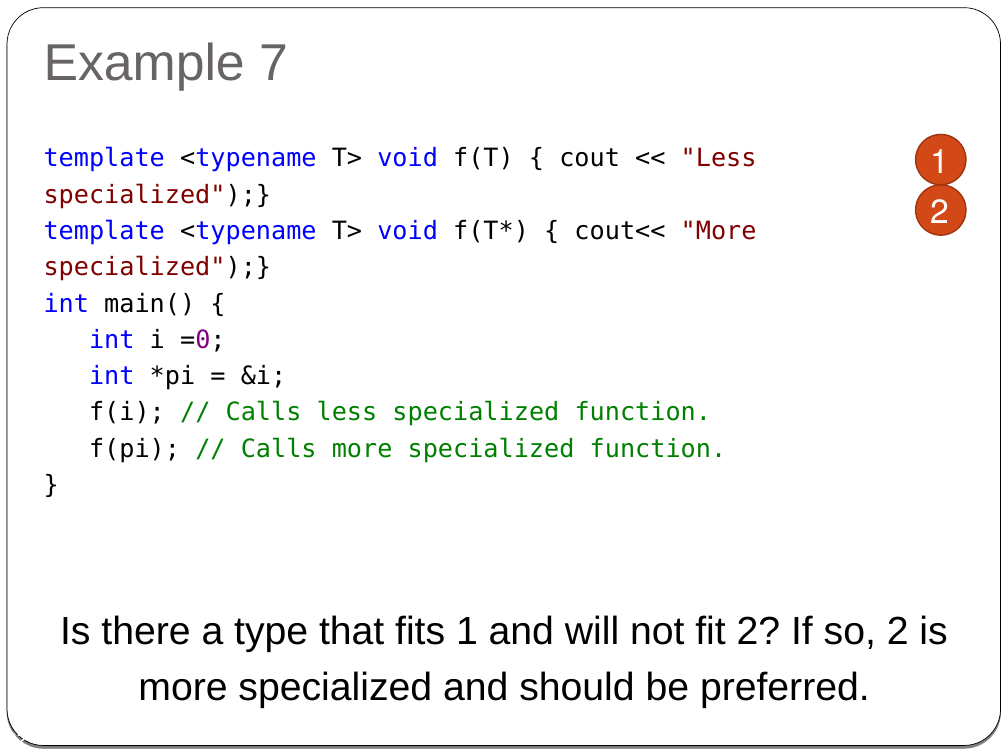
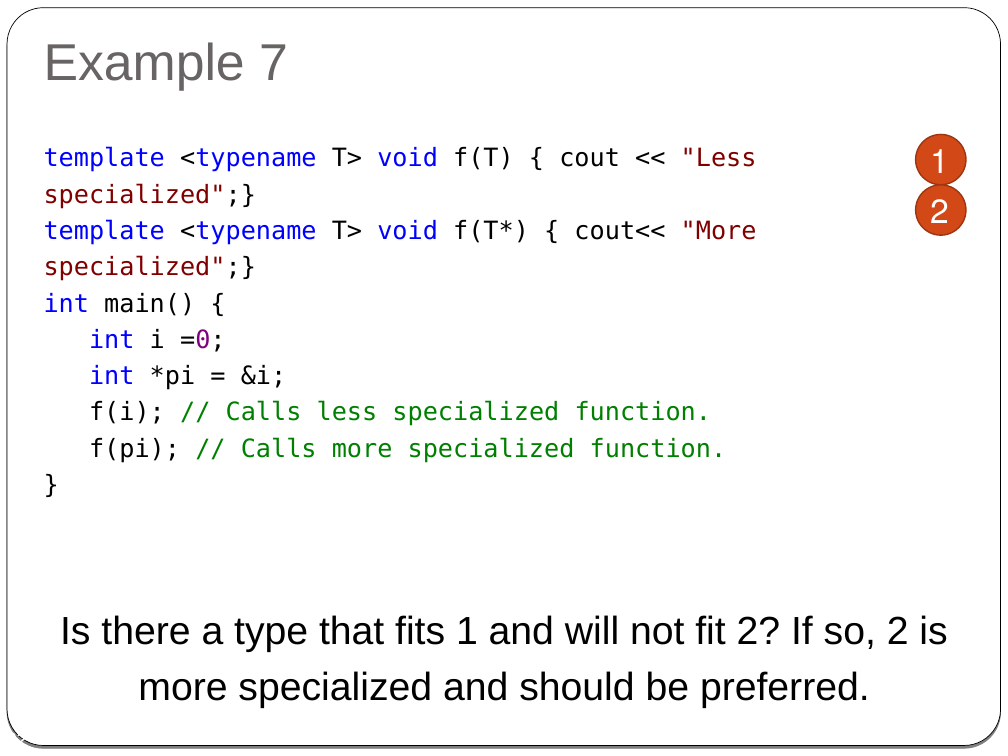
Before and after one commit to cpp-at-ariel/cpp-5778, a slide deck: slide 32 of week08-templates/slides.odp. Drawn at 1008x756 pixels with LibreOffice and Linux fonts; fonts in the diff are those of the drawing. Boxes give left, top, right and bottom in pixels: in the first picture for what was removed or moved away, otherwise in the second. Text is boxed around its words. In the diff, an @@ line names an element or a change of style, - is before the commit and + after.

```diff
--- a/week08-templates/slides.odp
+++ b/week08-templates/slides.odp
@@ text at box(44, 146, 757, 463): text changed @@
-template <typename T> void f(T) { cout << "Less specialized");}
-template <typename T> void f(T*) { cout<< "More specialized");}
-int main() {
-int i =0;
-int *pi = &i;
-f(i); // Calls less specialized function.
-f(pi); // Calls more specialized function.
-}
+template <typename T> void f(T) { cout << "Less specialized";}
+template <typename T> void f(T*) { cout<< "More specialized";}
+int main() {
+int i =0;
+int *pi = &i;
+f(i); // Calls less specialized function.
+f(pi); // Calls more specialized function.
+}
```
Also in this commit, not shown: 5 other slides changed, 5 other files.
